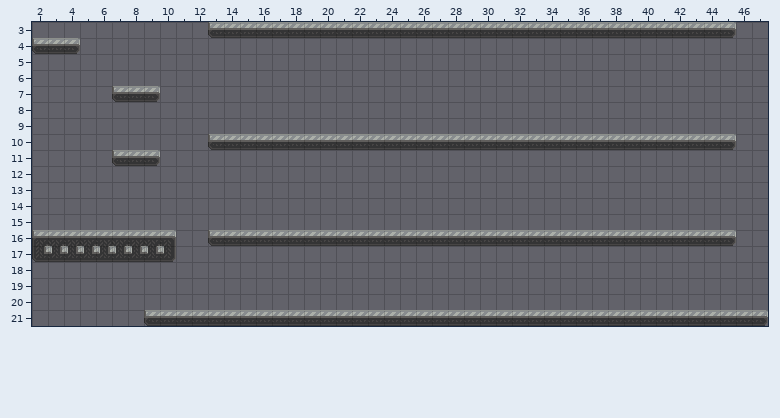
Two states of a Tiled map, src/assets/tmx/levelRayCastTest.tmx. Above is the file before it was changed.
Cells are 16x16 px. Shown: x 2..47, y 3..21.
After:
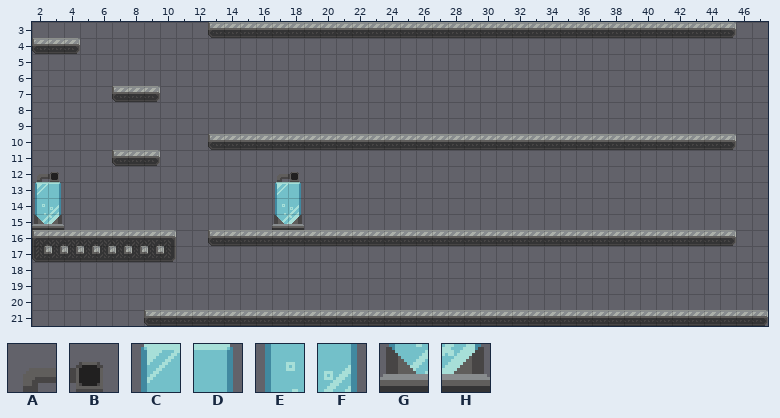
Key: from "tileset": A 63, B 64, C 77, D 78, E 91, F 92, G 105, H 106.
_ is an empty cell.
Author's note on the commit: Первая реализация RayCast коллизий
Difference:
{"where": "layer \"main-layer\""}
{"y":12,"x":2,"old":"__","new":"AB"}
{"y":12,"x":17,"old":"__","new":"AB"}
{"y":13,"x":2,"old":"__","new":"CD"}
{"y":13,"x":17,"old":"__","new":"CD"}
{"y":14,"x":2,"old":"__","new":"EF"}
{"y":14,"x":17,"old":"__","new":"EF"}
{"y":15,"x":2,"old":"__","new":"GH"}
{"y":15,"x":17,"old":"__","new":"GH"}
